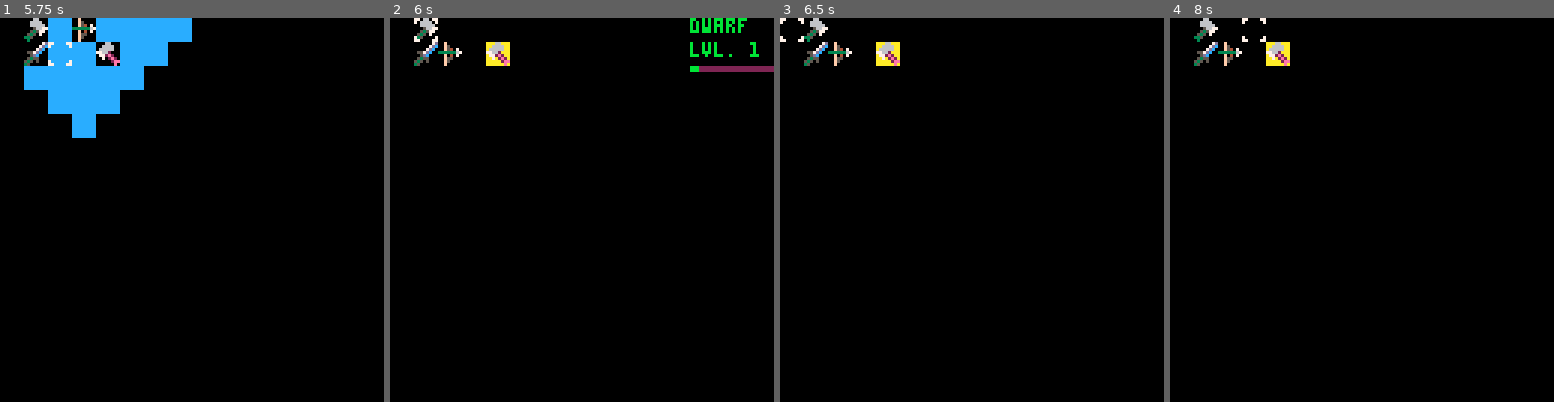
Above: before the commit, frames 1-4 (left to right).
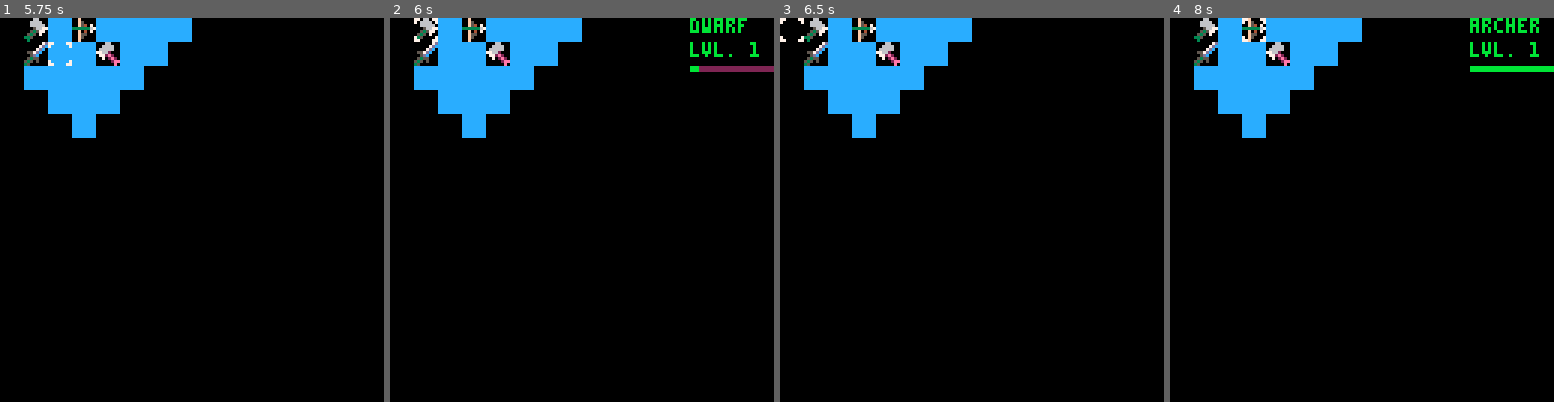
Above: after the commit, the same moments.

Repository: cstephen/PICO-8-Tactics
Game: PICO-8 cartridge tactics.p8
The game is run twice, just before and just after one commit, with the same random seed, the same clock (stepped at 60 frames per second) and the same inputs.
Inputs:
- Up to frame 1 (5.75 s): tap O (Z key) at 0.33, 0.7, 1.43, 2.22, 3.1, 3.98, 4.87 s; tap X (X key) at 1.07, 2.07, 2.4, 2.73, 3.07, 3.4, 3.73, 4.07, 4.4, 4.73, 5.07, 5.4, 5.73 s; hold Left 1.97-2.37 s; hold Down 2.42-2.82 s; hold Right 2.87-3.53 s; hold Up 3.58-4.08 s; hold Right 4.13-4.53 s; hold Down 4.58-5.08 s; hold Left from 5.13 s (still down)
- Up to frame 2 (6 s): tap O (Z key) at 5.75 s; release Left at 5.8 s; hold Up from 5.85 s (still down)
- Up to frame 3 (6.5 s): tap X (X key) at 6.07, 6.4 s; release Up at 6.18 s; hold Left from 6.23 s (still down)
- Up to frame 4 (8 s): release Left at 6.63 s; tap O (Z key) at 6.63, 7.52 s; hold Down 6.68-7.08 s; tap X (X key) every 0.33 s from 6.73 to 7.73 s; hold Right 7.13-7.8 s; hold Up from 7.85 s (still down)

Frame 1 is identical in both runs. In frame 2, 7.4% of the frame differs, in the area x 6-50%, y 0-32%; in frame 3, 7.4%; in frame 4, 8.3%, in the area x 6-100%, y 0-32%.

Commit message:
Player can now go back to move step after looking at attack options.

Diff:
--- a/tactics.p8
+++ b/tactics.p8
@@ -111,37 +111,52 @@
   and animation == nil then
     select.y -= 1
   end
+
   if btnp(1)
   and select.y < 15
   and animation == nil then
     select.y += 1
   end
+
   if btnp(2)
   and select.x > 0
   and animation == nil then
     select.x -= 1
   end
+
   if btnp(3)
   and select.x < 15
   and animation == nil then
     select.x += 1
   end
+
   if btnp(4) then
     if moving == false
     and attacking == false
     and typemask[select.x][select.y] == "good" then
-      movespaces();
+      movespaces(select.x, select.y)
     elseif moving == true
     and attacking == false
     and valid[select.x] != nil
     and valid[select.x][select.y] != nil
     and typemask[select.x][select.y] == "neutral" then
-      move()
+      move(select.x, select.y)
       attackspaces()
     elseif moving == false
     and attacking == true
     and bg[select.x][select.y].sprite == 253 then
       attack()
+    end
+  end
+
+  if btnp(5) then
+    if moving == false
+    and attacking == true then
+      gridclear(bg, {sprite = 0})
+      move(lastspace.x, lastspace.y)
+      movespaces(friendly.x, friendly.y)
+      moving = true
+      attacking = false
     end
   end
 end
@@ -357,28 +372,32 @@
   return new
 end
 
-function movespaces()
-  friendly = alias(fg[select.x][select.y])
-
+function movespaces(x, y)
+  friendly = alias(x, y)
   moving = true
   explorerange(friendly.x, friendly.y, friendly.speed, 254, "neutral", true)
   valid[friendly.x][friendly.y] = nil
 end
 
-function move()
-  place(select.x, select.y, friendly)
+function move(x, y)
+  lastspace = {
+    x = friendly.x,
+    y = friendly.y
+  }
+
+  place(x, y, friendly)
   unplace(friendly.x, friendly.y)
 
-  friendly = alias(fg[select.x][select.y])
+  friendly = alias(x, y)
 
   gridclear(bg, {sprite = 0})
   moving = false
 end
 
-function alias(unit)
-  local handle = fg[select.x][select.y]
-  handle.x = select.x
-  handle.y = select.y
+function alias(x, y)
+  local handle = fg[x][y]
+  handle.x = x
+  handle.y = y
   return handle
 end
 
@@ -391,7 +410,7 @@
 end
 
 function attack()
-  enemy = alias(fg[select.x][select.y])
+  enemy = alias(select.x, select.y)
 
   gridclear(bg, {sprite = 0})
   attacking = false
